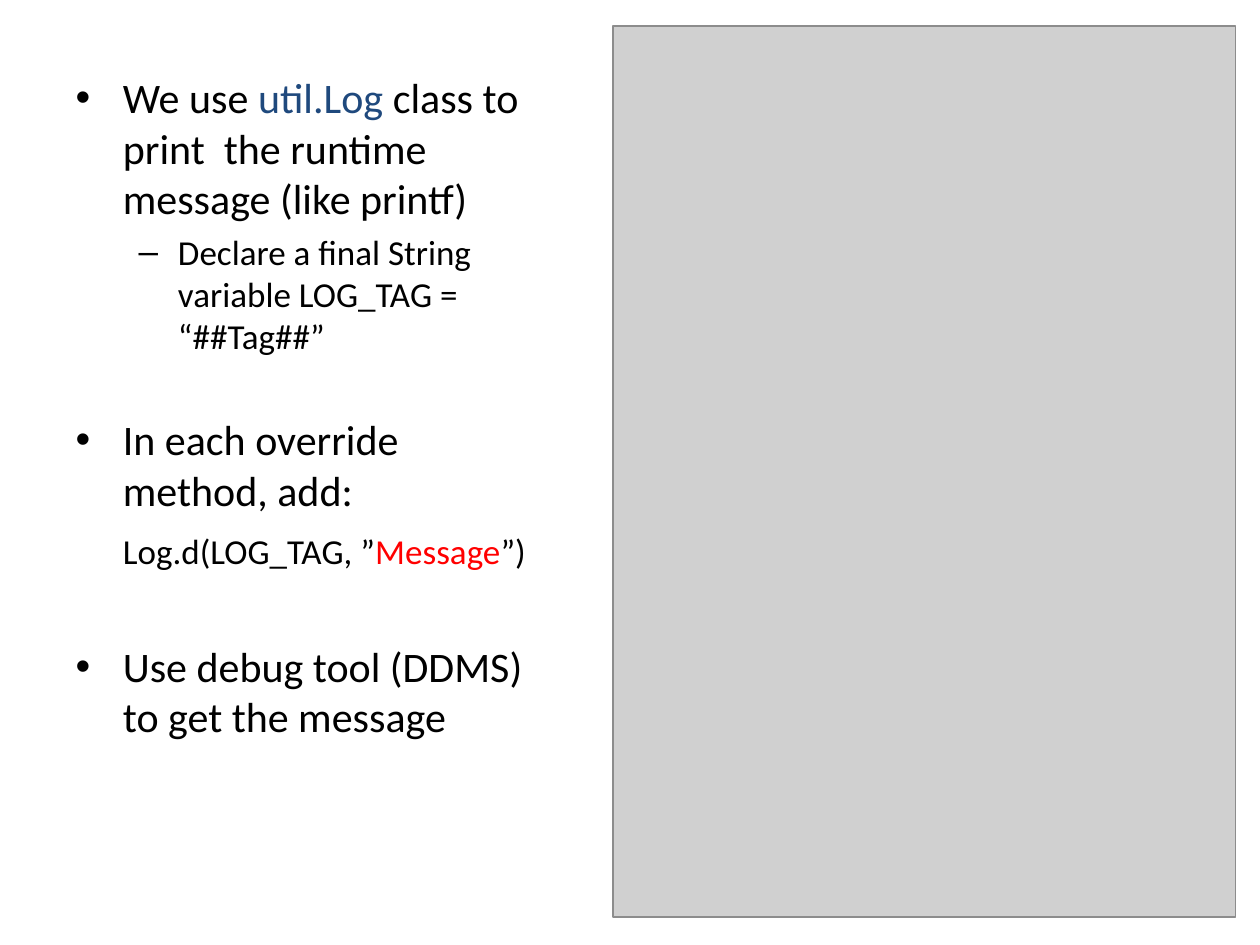
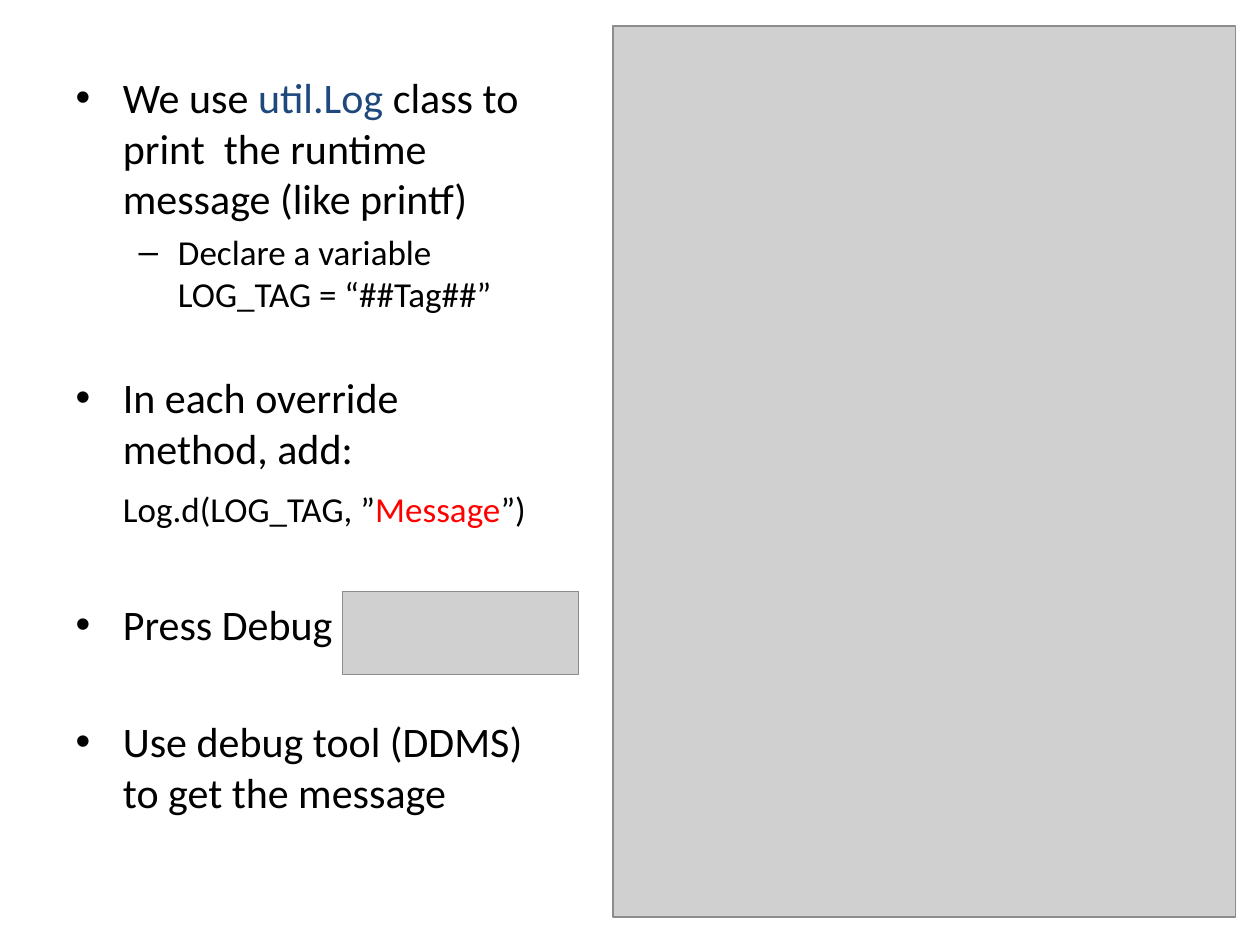
Before and after one commit to hs9021401/FIT_Android, a slide deck: slide 50 of The introduction of Android.pptx. Drawn at 1260x945 pixels with LibreOffice and Linux fonts; fonts in the diff are those of the drawing; grey boxes stand for pictures. Boxes give left, top, right and bottom in pixels: in the first picture for what was removed or moved away, otherwise in the second. Text is boxed around its words. In the diff, an @@ line names an element or a change of style, - is before the commit and + after.

```diff
--- a/The introduction of Android.pptx
+++ b/The introduction of Android.pptx
@@ text at <box>178,240,491,313</box>: text changed @@
-  – Declare a final String variable LOG_TAG = “##Tag##”
+  – Declare a variable LOG_TAG = “##Tag##”
@@ picture added at <box>343,591,580,674</box> @@
@@ text at <box>123,610,333,648</box>: paragraph added @@
+• Press Debug
```
Also in this commit, not shown: 16 other slides changed, 3 slides added, 2 other files.
